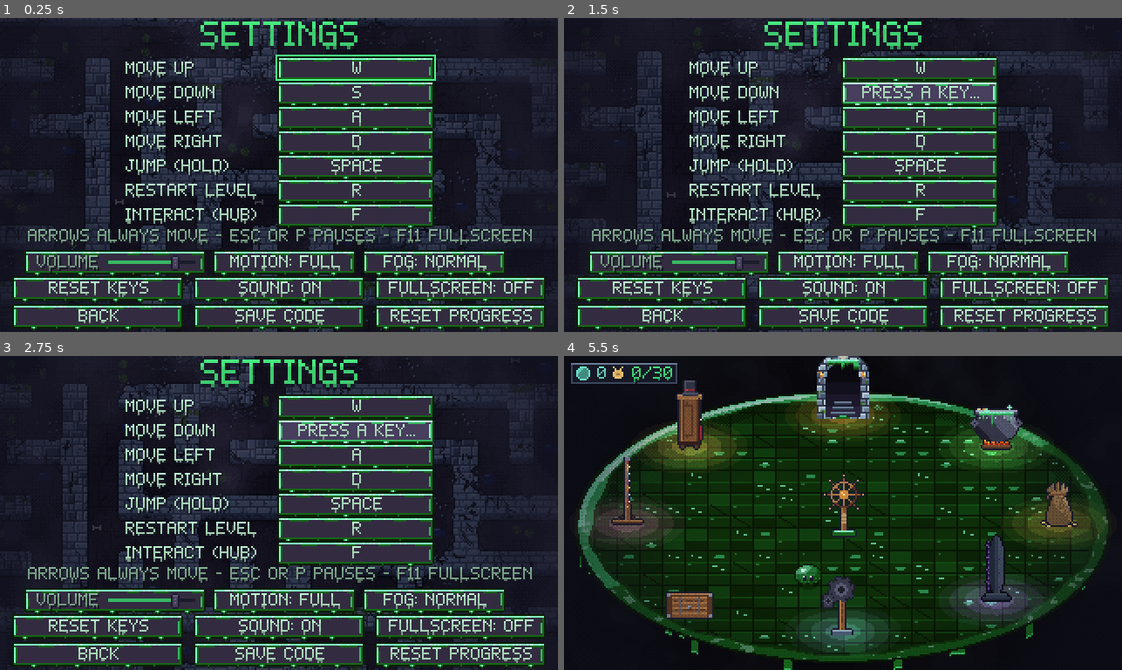
Above: before the commit, frames 1-4 (two rows, left to right).
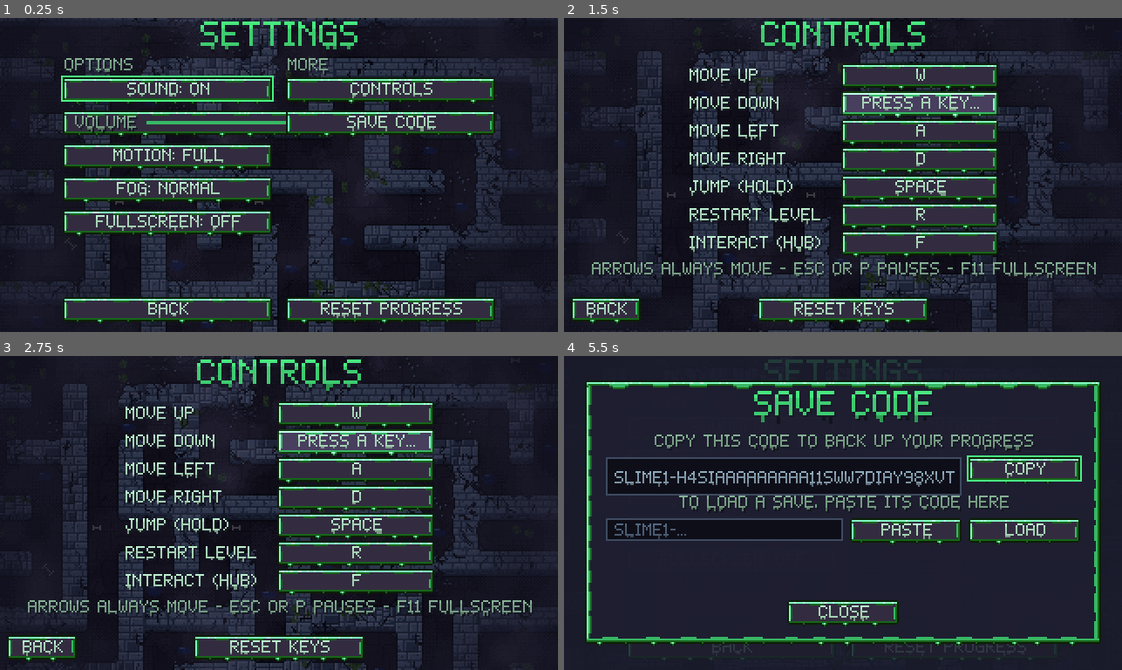
Above: after the commit, the same moments.

Repository: AveryBlue-GD/slime-time
Game: Godot game, scene res://scenes/controls.tscn
Same seed, same stepped clock (60 frames per second), same inputs: the game is played once before the commit and once after it. This scene is started directly instead of the project's main scene.
Inputs (mouse positions are in pixels of both pictures, inside the frame that each line leads up to):
- Up to frame 1 (0.25 s): no input
- Up to frame 2 (1.5 s): click (954, 87) at 0.5 s, where only the run after the commit has a clickable "CONTROLS"; click (921, 93) at 1.25 s, where only the run before the commit has a clickable "PRESS A KEY..."
- Up to frame 3 (2.75 s): click "PRESS A KEY..." at 2 s
- Up to frame 4 (5.5 s): click "RESET KEYS" at 2.75 s; click "BACK" at 3.5 s; click (954, 459) at 4.25 s, where only the run after the commit has a clickable "SAVE CODE"; click (731, 644) at 5 s, where only the run after the commit has a clickable "BACK"

The runs differ from the first frame. In frame 1, 43% of the frame differs, in the area x 2-98%, y 11-100%; in frame 2, 33%; in frame 3, 33%; in frame 4, 81%, in the area x 0-100%, y 0-100%.

Commit message:
Declutter settings: short two-column SETTINGS plus a separate CONTROLS (key remap) page
Co-Authored-By: Claude Sonnet 5.5 <noreply@anthropic.com>

Diff:
--- /dev/null
+++ b/scenes/key_controls.tscn
@@ -0,0 +1,12 @@
+[gd_scene load_steps=2 format=3]
+
+[ext_resource type="Script" path="res://scripts/ui/key_controls.gd" id="1_script"]
+
+[node name="KeyControls" type="Control"]
+layout_mode = 3
+anchors_preset = 15
+anchor_right = 1.0
+anchor_bottom = 1.0
+grow_horizontal = 2
+grow_vertical = 2
+script = ExtResource("1_script")
--- a/scripts/ui/controls.gd
+++ b/scripts/ui/controls.gd
@@ -1,29 +1,26 @@
 extends Control
 
-## Settings: key remapping (click an action's key, then press the new key; Esc cancels; if the
-## key was already used by another action, the two swap), sound on/off, volume, fullscreen,
-## SAVE CODE (copy your whole save as a code to back it up, or paste one to load it: the way to
+## Settings: sound on/off, volume, motion, fog, fullscreen, a CONTROLS button (the key-remapping
+## page, scripts/ui/key_controls.gd), SAVE CODE (copy your whole save as a code to back it up, or paste one to load it: the way to
 ## keep browser progress safe or move it to another browser or the Windows version), and
 ## RESET PROGRESS, which asks for a CONFIRM before wiping the save.
 
-const ACTION_NAMES := {
-	move_up = "MOVE UP", move_down = "MOVE DOWN", move_left = "MOVE LEFT", move_right = "MOVE RIGHT",
-	jump = "JUMP (HOLD)", restart = "RESTART LEVEL", interact = "INTERACT (HUB)",
-}
-
-## The bottom button grid: width of each button, gap between columns, and the two rows.
-const BUTTON_W := 98
-const BUTTON_GAP := 6
-const ROW_1 := 148
-const ROW_2 := 164
-
-var key_buttons := {}
-var waiting_for := ""
+const KEY_CONTROLS_SCENE := "res://scenes/key_controls.tscn"
+
+## Layout: two columns of buttons (options on the left, CONTROLS + SAVE CODE on the right), with
+## RESET PROGRESS set apart at the bottom right and BACK at the bottom left.
+const COL_W := 120
+const COL_L := 36
+const COL_R := 164
+const FIRST_ROW := 34
+const ROW_STEP := 19
+
 var sound_button: Button
 var fullscreen_button: Button
 ## REDUCE MOTION (no shake, kick or hit-stop) and FOG brightness (DARK / NORMAL / BRIGHT).
 var motion_button: Button
 var fog_button: Button
+var controls_button: Button
 var reset_button: Button
 var reset_confirm: Control
 var confirm_button: Button
@@ -47,66 +44,58 @@
 
 func _ready() -> void:
 	UIKit.setup_screen(self, "SETTINGS")
-	var rows := GridContainer.new()
-	rows.columns = 2
-	rows.position = Vector2(71, 22)  # 80 + 8 + 90 wide, centered
-	rows.add_theme_constant_override("h_separation", 8)
-	rows.add_theme_constant_override("v_separation", 1)
-	add_child(rows)
-	for action: String in ACTION_NAMES:
-		var label := UIKit.make_label(ACTION_NAMES[action])
-		label.custom_minimum_size = Vector2(80, 13)
-		label.vertical_alignment = VERTICAL_ALIGNMENT_CENTER
-		rows.add_child(label)
-		var button := UIKit.make_button("", func() -> void: _start_rebind(action), Vector2(90, 13))
-		rows.add_child(button)
-		key_buttons[action] = button
-	_refresh()
-	key_buttons.move_up.grab_focus()
-
-	var pause_keys := "P PAUSES" if OS.has_feature("web") else "ESC OR P PAUSES"  # browsers keep Esc for themselves
-	var note := UIKit.make_label("ARROWS ALWAYS MOVE - %s - F11 FULLSCREEN" % pause_keys, 8, UIKit.TEXT_DIM)
-	note.horizontal_alignment = HORIZONTAL_ALIGNMENT_CENTER
-	add_child(note)
-	note.set_anchors_and_offsets_preset(Control.PRESET_TOP_WIDE)
-	note.offset_top = 121
-	note.offset_bottom = 131
-	# The six buttons at the bottom form a grid: two rows of three, all BUTTON_W wide, in columns
-	# centered on the screen.
-	var reset := UIKit.make_button("RESET KEYS", _on_reset, Vector2(BUTTON_W, 13))
-	reset.position = Vector2(_column(0), ROW_1)
-	sound_button = UIKit.make_button("", _toggle_sound, Vector2(BUTTON_W, 13))
-	sound_button.position = Vector2(_column(1), ROW_1)
+	_section("OPTIONS", COL_L, FIRST_ROW - 11)
+	_section("MORE", COL_R, FIRST_ROW - 11)
+	sound_button = UIKit.make_button("", _toggle_sound, Vector2(COL_W, 13))
+	sound_button.position = Vector2(COL_L, _row(0))
 	add_child(sound_button)
-	fullscreen_button = UIKit.make_button("", func() -> void: Progress.toggle_fullscreen(), Vector2(BUTTON_W, 13))
-	fullscreen_button.position = Vector2(_column(2), ROW_1)
+	var volume_row := UIKit.make_volume_slider(COL_W)
+	add_child(volume_row)  # (in the tree first, so it is measured in the theme's font)
+	volume_row.position = Vector2(COL_L, _row(1))
+	motion_button = UIKit.make_button("", _toggle_motion, Vector2(COL_W, 13))
+	motion_button.position = Vector2(COL_L, _row(2))
+	add_child(motion_button)
+	fog_button = UIKit.make_button("", _cycle_fog, Vector2(COL_W, 13))
+	fog_button.position = Vector2(COL_L, _row(3))
+	add_child(fog_button)
+	fullscreen_button = UIKit.make_button("", func() -> void: Progress.toggle_fullscreen(), Vector2(COL_W, 13))
+	fullscreen_button.position = Vector2(COL_L, _row(4))
 	add_child(fullscreen_button)
 	_refresh_sound()
-	add_child(reset)
-	var volume_row := UIKit.make_volume_slider(110.0)
-	add_child(volume_row)  # (in the tree first, so it is measured in the theme's font)
-	volume_row.position = Vector2(14, 133)
-	volume_row.get_child(0).get_child(1).custom_minimum_size.x = 50.0  # the slider, narrower to make room
-	volume_row.size = Vector2.ZERO
-	motion_button = UIKit.make_button("", _toggle_motion, Vector2(82, 13))
-	motion_button.position = Vector2(14 + volume_row.get_combined_minimum_size().x + 4, 133)
-	add_child(motion_button)
-	fog_button = UIKit.make_button("", _cycle_fog, Vector2(82, 13))
-	fog_button.position = Vector2(motion_button.position.x + 86, 133)
-	add_child(fog_button)
 	_refresh_display_options()
+
+	controls_button = UIKit.make_button("CONTROLS", _open_controls, Vector2(COL_W, 13))
+	controls_button.position = Vector2(COL_R, _row(0))
+	add_child(controls_button)
+	save_code_button = UIKit.make_button("SAVE CODE", _open_codes, Vector2(COL_W, 13))
+	save_code_button.position = Vector2(COL_R, _row(1))
+	add_child(save_code_button)
 	var back := UIKit.add_back_button(self)
-	back.custom_minimum_size = Vector2(BUTTON_W, 13)
+	back.custom_minimum_size = Vector2(COL_W, 13)
 	back.size = back.custom_minimum_size
-	back.position = Vector2(_column(0), ROW_2)
-	reset_button = UIKit.make_button("RESET PROGRESS", _ask_reset, Vector2(BUTTON_W, 13))
-	reset_button.position = Vector2(_column(2), ROW_2)
+	back.position = Vector2(COL_L, 160)
+	# The destructive one, alone at the bottom right, away from the everyday buttons.
+	reset_button = UIKit.make_button("RESET PROGRESS", _ask_reset, Vector2(COL_W, 13))
+	reset_button.position = Vector2(COL_R, 160)
 	add_child(reset_button)
-	save_code_button = UIKit.make_button("SAVE CODE", _open_codes, Vector2(BUTTON_W, 13))
-	save_code_button.position = Vector2(_column(1), ROW_2)
-	add_child(save_code_button)
+	sound_button.grab_focus()
 	_build_reset_confirm()
 	_build_code_panel()
+
+
+func _row(i: int) -> int:
+	return FIRST_ROW + i * ROW_STEP
+
+
+## A small dim heading over a column.
+func _section(text: String, x: int, y: int) -> void:
+	var label := UIKit.make_label(text, 8, UIKit.TEXT_DIM)
+	label.position = Vector2(x, y)
+	add_child(label)
+
+
+func _open_controls() -> void:
+	UIKit.go(get_tree(), KEY_CONTROLS_SCENE)
 
 
 ## The SAVE CODE panel: your progress as a code to copy, and a box to paste a code into and load.
@@ -254,12 +243,6 @@
 	UIKit.go(get_tree(), UIKit.TITLE_SCENE)  # start fresh with the loaded save
 
 
-## Left edge of bottom-grid column `i` (0-2), the three columns centered on the screen.
-func _column(i: int) -> int:
-	var span := BUTTON_W * 3 + BUTTON_GAP * 2
-	return (320 - span) / 2 + i * (BUTTON_W + BUTTON_GAP)
-
-
 ## The "are you sure?" panel for RESET PROGRESS: nothing is wiped until CONFIRM is clicked.
 func _build_reset_confirm() -> void:
 	reset_confirm = Control.new()
@@ -305,11 +288,6 @@
 	UIKit.go(get_tree(), UIKit.HUB_SCENE)
 
 
-func _refresh() -> void:
-	for action: String in key_buttons:
-		key_buttons[action].text = Progress.key_name(Progress.bindings[action])
-
-
 ## Keeps the fullscreen label right whether it was toggled here or with F11.
 func _process(_delta: float) -> void:
 	fullscreen_button.text = "FULLSCREEN: " + ("ON" if Progress.is_fullscreen() else "OFF")
@@ -342,34 +320,8 @@
 	sound_button.text = "SOUND: " + ("ON" if Progress.sound_on else "OFF")
 
 
-func _start_rebind(action: String) -> void:
-	waiting_for = action
-	_refresh()
-	key_buttons[action].text = "PRESS A KEY..."
-
-
-func _on_reset() -> void:
-	waiting_for = ""
-	Progress.reset_bindings()
-	_refresh()
-
-
-func _input(event: InputEvent) -> void:
-	if waiting_for == "" or not (event is InputEventKey) or not event.pressed or event.echo:
-		return
-	get_viewport().set_input_as_handled()
-	var key := event as InputEventKey
-	# Esc and P are reserved for pausing (P because browsers keep Esc in fullscreen).
-	if key.physical_keycode not in [KEY_ESCAPE, KEY_P, 0]:
-		Progress.set_binding(waiting_for, key.physical_keycode)
-	var action := waiting_for
-	waiting_for = ""
-	_refresh()
-	key_buttons[action].grab_focus()
-
-
 func _unhandled_input(event: InputEvent) -> void:
-	if waiting_for == "" and (event.is_action_pressed("menu") or event.is_action_pressed("ui_cancel")):
+	if (event.is_action_pressed("menu") or event.is_action_pressed("ui_cancel")):
 		if code_panel.visible:
 			_close_codes()
 		elif reset_confirm.visible:
--- /dev/null
+++ b/scripts/ui/key_controls.gd
@@ -0,0 +1,88 @@
+extends Control
+
+## CONTROLS page (opened from SETTINGS): key remapping (click an action's key, then press the new
+## key; Esc cancels; if the key was already used by another action, the two swap). BACK or Esc
+## returns to SETTINGS.
+
+const ACTION_NAMES := {
+	move_up = "MOVE UP", move_down = "MOVE DOWN", move_left = "MOVE LEFT", move_right = "MOVE RIGHT",
+	jump = "JUMP (HOLD)", restart = "RESTART LEVEL", interact = "INTERACT (HUB)",
+}
+
+var key_buttons := {}
+var waiting_for := ""
+var reset_keys_button: Button
+var back_button: Button
+
+
+func _ready() -> void:
+	UIKit.setup_screen(self, "CONTROLS")
+	var rows := GridContainer.new()
+	rows.columns = 2
+	rows.position = Vector2(71, 26)  # 80 + 8 + 90 wide, centered
+	rows.add_theme_constant_override("h_separation", 8)
+	rows.add_theme_constant_override("v_separation", 3)
+	add_child(rows)
+	for action: String in ACTION_NAMES:
+		var label := UIKit.make_label(ACTION_NAMES[action])
+		label.custom_minimum_size = Vector2(80, 13)
+		label.vertical_alignment = VERTICAL_ALIGNMENT_CENTER
+		rows.add_child(label)
+		var button := UIKit.make_button("", func() -> void: _start_rebind(action), Vector2(90, 13))
+		rows.add_child(button)
+		key_buttons[action] = button
+	_refresh()
+	key_buttons.move_up.grab_focus()
+	var pause_keys := "P PAUSES" if OS.has_feature("web") else "ESC OR P PAUSES"  # browsers keep Esc for themselves
+	var note := UIKit.make_label("ARROWS ALWAYS MOVE - %s - F11 FULLSCREEN" % pause_keys, 8, UIKit.TEXT_DIM)
+	note.horizontal_alignment = HORIZONTAL_ALIGNMENT_CENTER
+	add_child(note)
+	note.set_anchors_and_offsets_preset(Control.PRESET_TOP_WIDE)
+	note.offset_top = 140
+	note.offset_bottom = 150
+	reset_keys_button = UIKit.make_button("RESET KEYS", _on_reset, Vector2(98, 13))
+	reset_keys_button.position = Vector2(111, 160)
+	add_child(reset_keys_button)
+	back_button = UIKit.make_button("BACK", _back, Vector2(40, 13))
+	back_button.position = Vector2(4, 160)
+	add_child(back_button)
+
+
+func _back() -> void:
+	UIKit.go(get_tree(), "res://scenes/controls.tscn")
+
+
+func _refresh() -> void:
+	for action: String in key_buttons:
+		key_buttons[action].text = Progress.key_name(Progress.bindings[action])
+
+
+func _start_rebind(action: String) -> void:
+	waiting_for = action
+	_refresh()
+	key_buttons[action].text = "PRESS A KEY..."
+
+
+func _on_reset() -> void:
+	waiting_for = ""
+	Progress.reset_bindings()
+	_refresh()
+
+
+func _input(event: InputEvent) -> void:
+	if waiting_for == "" or not (event is InputEventKey) or not event.pressed or event.echo:
+		return
+	get_viewport().set_input_as_handled()
+	var key := event as InputEventKey
+	# Esc and P are reserved for pausing (P because browsers keep Esc in fullscreen).
+	if key.physical_keycode not in [KEY_ESCAPE, KEY_P, 0]:
+		Progress.set_binding(waiting_for, key.physical_keycode)
+	var action := waiting_for
+	waiting_for = ""
+	_refresh()
+	key_buttons[action].grab_focus()
+
+
+func _unhandled_input(event: InputEvent) -> void:
+	if waiting_for == "" and (event.is_action_pressed("menu") or event.is_action_pressed("ui_cancel")):
+		_back()
--- a/tests/test_phase5.gd
+++ b/tests/test_phase5.gd
@@ -157,7 +157,7 @@
 	screen._refresh(Skins.RAINBOW)
 	_check("FIND EVERY COIN" in screen.status.text, "...even after level 10 it still wants every coin (%s)" % screen.status.text)
 	screen.free()
-	screen = await _open("res://scenes/controls.tscn")
+	screen = await _open("res://scenes/key_controls.tscn")
 	_check(screen.key_buttons.size() == 7 and screen.key_buttons.jump.text == "SPACE" and screen.key_buttons.interact.text == "F",
 		"controls screen lists 7 actions (jump = %s, interact = %s)" % [screen.key_buttons.jump.text, screen.key_buttons.interact.text])
 	screen.free()
--- /dev/null
+++ b/tests/test_settings_nav.gd
@@ -0,0 +1,53 @@
+extends SceneTree
+
+## Settings -> CONTROLS page -> rebind a key -> BACK -> settings. Never touches a real save.
+## Run: ./tools/godot.sh --path . --headless --fixed-fps 60 --quit-after 30000 -s res://tests/test_settings_nav.gd
+
+var failures := 0
+
+
+func _check(ok: bool, what: String) -> void:
+	print("%s: %s" % ["PASS" if ok else "FAIL", what])
+	if not ok:
+		failures += 1
+
+
+func _initialize() -> void:
+	await process_frame
+	var progress: Node = root.get_node("Progress")
+	progress.saving_enabled = false
+	change_scene_to_file("res://scenes/controls.tscn")
+	await _frames(5)
+	var settings: Control = current_scene
+	_check(settings.controls_button != null and settings.controls_button.text == "CONTROLS", "settings has one CONTROLS button")
+	_check(not settings.has_method("_start_rebind"), "...and no key rows of its own")
+	settings.controls_button.pressed.emit()
+	await _frames(240)
+	var page: Control = current_scene
+	_check(page.scene_file_path == "res://scenes/key_controls.tscn" and page.key_buttons.size() == 7, "CONTROLS opens the key page")
+	page._start_rebind("jump")
+	var event := InputEventKey.new()
+	event.pressed = true
+	event.physical_keycode = KEY_J
+	page._input(event)
+	_check(progress.bindings["jump"] == KEY_J, "a key can be rebound there")
+	page._on_reset()
+	_check(progress.bindings["jump"] == KEY_SPACE, "RESET KEYS restores it")
+	var esc := InputEventAction.new()
+	esc.action = "menu"
+	esc.pressed = true
+	page._unhandled_input(esc)  # Esc goes back to settings
+	await _frames(240)
+	_check(current_scene.scene_file_path == "res://scenes/controls.tscn", "Esc returns to settings")
+	current_scene.controls_button.pressed.emit()
+	await _frames(240)
+	current_scene.back_button.pressed.emit()
+	await _frames(240)
+	_check(current_scene.scene_file_path == "res://scenes/controls.tscn", "BACK returns to settings")
+	print("RESULT: %s" % ("PASS" if failures == 0 else "FAIL (%d)" % failures))
+	quit(1 if failures else 0)
+
+
+func _frames(n: int) -> void:
+	for i in n:
+		await process_frame
Binary file added: docs/polish-shots/controls_after.png
Binary file added: docs/polish-shots/settings_after.png
Binary file added: docs/polish-shots/settings_before.png
Not shown, added: scripts/ui/key_controls.gd.uid
